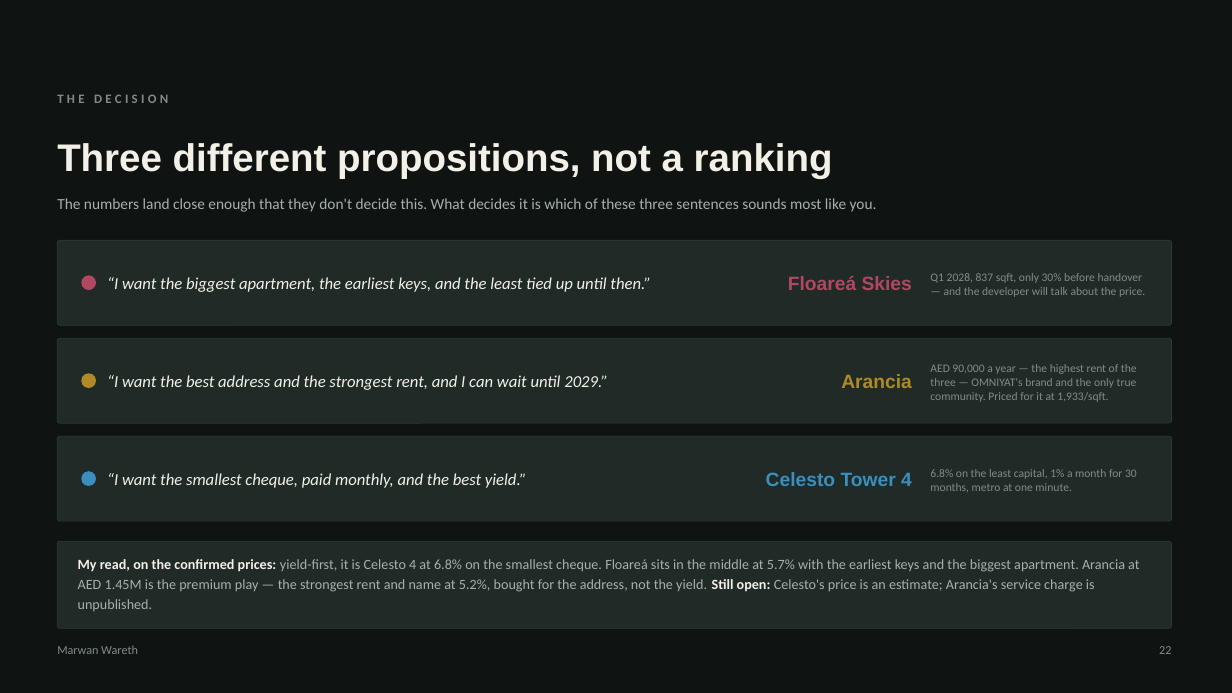
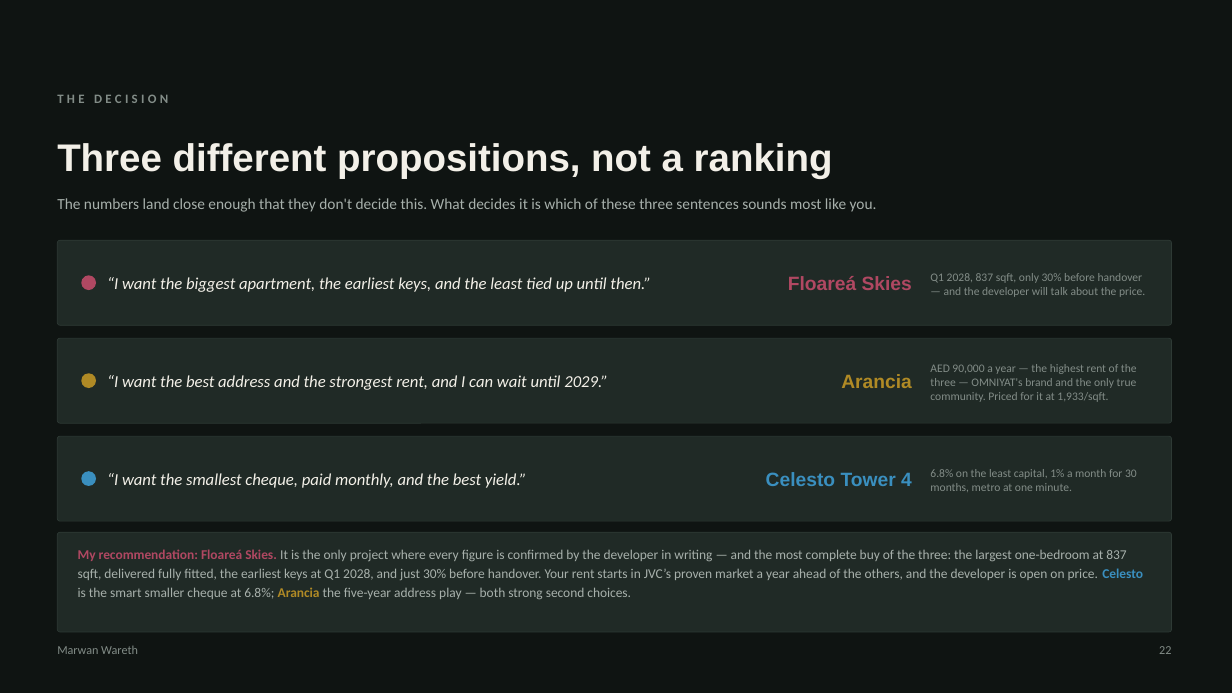
Before and after one commit to MWareth/openai-startup-name-generator, a slide deck: slide 22 of docs/client-deck/Three-Projects-One-Decision.pptx. Drawn at 1232x693 pixels with LibreOffice and Linux fonts; fonts in the diff are those of the drawing. Boxes give left, top, right and bottom in pixels: in the first picture for what was removed or moved away, otherwise in the second. Text is boxed around its words. In the diff, an @@ line names an element or a change of style, - is before the commit and + after.

```diff
--- a/docs/client-deck/Three-Projects-One-Decision.pptx
+++ b/docs/client-deck/Three-Projects-One-Decision.pptx
@@ rounded rectangle: place and size @@
-rounded rectangle at (57,542,1172,628)
+rounded rectangle at (57,532,1172,632)
@@ rounded rectangle at (57,532,1172,632): proportions changed @@
@@ text at (78,549,1143,599): text changed; size 11 to 10.5 pt @@
-My read, on the confirmed prices: yield-first, it is Celesto 4 at 6.8% on the smallest cheque. Floareá sits in the middle at 5.7% with the earliest keys and the biggest apartment. Arancia at AED 1.45M is the premium play — the strongest rent and name at 5.2%, bought for the address, not the yield. Still open: Celesto's price is an estimate; Arancia's service charge is unpublished.
+My recommendation: Floareá Skies. It is the only project where every figure is confirmed by the developer in writing — and the most complete buy of the three: the largest one-bedroom at 837 sqft, delivered fully fitted, the earliest keys at Q1 2028, and just 30% before handover. Your rent starts in JVC’s proven market a year ahead of the others, and the developer is open on price. Celesto is the smart smaller cheque at 6.8%; Arancia the five-year address play — both strong second choices.
```
Also in this commit, not shown: 3 other files.
